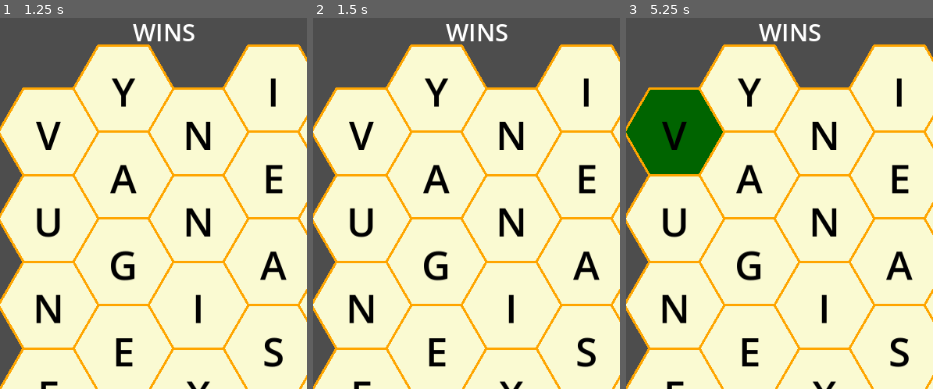
Above: before the commit, frames 1-3 (left to right).
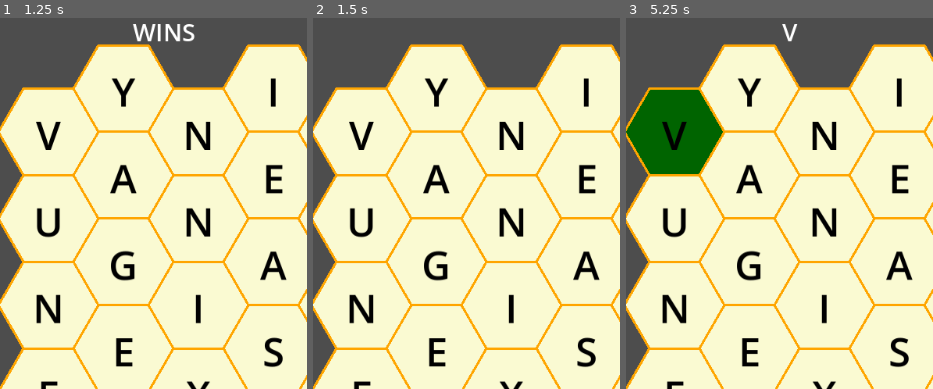
Above: after the commit, the same moments.

Repository: opensourceame/wb
Game: Godot game, scene res://scenes/Main.tscn
The game is run twice, just before and just after one commit, with the same random seed, the same clock (stepped at 60 frames per second) and the same inputs.
Inputs (mouse positions are % of the whole screen's width and height, from its top left):
- Up to frame 1 (1.25 s): click "Submit" at 0.5 s
- Up to frame 2 (1.5 s): click "Clear" at 1.25 s
- Up to frame 3 (5.25 s): click "Submit" at 2 s; click "Clear" at 2.75 s; click "Submit" at 3.5 s; click "Clear" at 4.25 s; tap Enter (ui_accept) at 5 s; move the mouse to (8, 15) at 5.02 s; click (8, 15) at 5.17 s
The pictures show only the part of the screen within x 0-50%, y 0-50%; the shares and areas given below are measured in that part.

Frame 1 is identical in both runs. In frame 2, 0.5% of the frame differs, in the area x 43-64%, y 1-7%; in frame 3, 0.5%.

Commit message:
improved particles and neighbour detection

Diff:
--- a/scenes/GridManager.tscn
+++ b/scenes/GridManager.tscn
@@ -4,6 +4,3 @@
 
 [node name="GridManager" type="Node2D" unique_id=895251005]
 script = ExtResource("1_d8r4r")
-grid_width = null
-grid_height = null
-hex_size = null
--- a/scenes/Main.tscn
+++ b/scenes/Main.tscn
@@ -38,6 +38,7 @@
 [node name="UI" type="CanvasLayer" parent="." unique_id=1457645348]
 
 [node name="WordDisplay" type="Label" parent="UI" unique_id=50927497]
+unique_name_in_owner = true
 anchors_preset = 7
 anchor_left = 0.5
 anchor_top = 1.0
--- a/scripts/GridManager.gd
+++ b/scripts/GridManager.gd
@@ -14,6 +14,8 @@
 var current_word: String = ""
 var columns = []
 var rows    = []
+var use_particles: bool = true
+var particle_streams: Array[CPUParticles2D] = []
 
 func _ready():
 	if tile_scene == null:
@@ -126,27 +128,42 @@
 		select_tile(tile)
 
 func select_tile(tile: HexTile):
-	if is_adjacent_to_last_selected(tile):
-		selected_tiles.append(tile)
-		tile.set_selected(true)
-		current_word += tile.letter
-		recalculate_word()
-		update_word_display()
-
-		# Draw arrow from previous tile to current tile
-		if selected_tiles.size() > 1:
-			var previous_tile = selected_tiles[-2]
+	if not is_adjacent_to_last_selected(tile):
+		return
+
+	selected_tiles.append(tile)
+	tile.set_selected(true)
+	current_word += tile.letter
+	recalculate_word()
+	update_word_display()
+
+	# Create visual connection from previous tile to current tile
+	if selected_tiles.size() > 1:
+		var previous_tile = selected_tiles[-2]
+		if use_particles:
+			create_particle_stream(previous_tile, tile)
+		else:
 			draw_arrow(previous_tile, tile)
 
 func deselect_tile(tile: HexTile):
+	if not selected_tiles[-1] == tile:
+		printerr("tried to deselect tile which isn't the last")
+		return
+
 	selected_tiles.erase(tile)
+	if not particle_streams.is_empty():
+		particle_streams[-1].queue_free()
 	tile.set_selected(false)
 	recalculate_word()
 	update_word_display()
 
-	# Clear all arrows and redraw them for remaining selected tiles
-	clear_arrows()
-	redraw_all_arrows()
+	# Clear all visual connections and redraw them for remaining selected tiles
+	if use_particles:
+
+		redraw_all_particles()
+	else:
+		clear_arrows()
+		redraw_all_arrows()
 
 func is_adjacent_to_last_selected(tile: HexTile) -> bool:
 	if selected_tiles.is_empty():
@@ -154,10 +171,10 @@
 
 	var last_tile = selected_tiles[-1]
 
-	print("last tile = ", tile)
-	print("tile neighbours = ", tile.neighbour_letters())
-
-	return last_tile.neighbours.find(tile) > 0
+	print("last tile = ", last_tile)
+	print("last tile neighbours = ", last_tile.neighbour_letters())
+
+	return last_tile.neighbours.find(tile) >= 0
 
 func recalculate_word():
 	current_word = ""
@@ -165,9 +182,7 @@
 		current_word += tile.letter
 
 func update_word_display():
-	var word_label = $UI/WordDisplay
-	if word_label:
-		word_label.text = current_word
+	%WordDisplay.text = current_word
 
 func clear_selection():
 	for tile in selected_tiles:
@@ -218,3 +233,91 @@
 func redraw_all_arrows():
 	for i in range(1, selected_tiles.size()):
 		draw_arrow(selected_tiles[i-1], selected_tiles[i])
+
+# Particle System Functions
+func create_particle_stream(from_tile: HexTile, to_tile: HexTile):
+	var particles = CPUParticles2D.new()
+	particles.position = from_tile.position
+
+	# Calculate direction and distance
+	var direction = (to_tile.position - from_tile.position).normalized()
+	var distance = from_tile.position.distance_to(to_tile.position) - 20
+
+	# Basic particle setup
+	particles.emitting = true
+	particles.visible = true
+	particles.amount = 10
+	particles.lifetime = 1.0  # Longer lifetime for visibility
+	particles.explosiveness = 0.0  # Continuous emission
+	particles.fixed_fps = 60.0
+
+	# Gold/yellow gradient colors
+	particles.color = Color.GOLD
+	particles.color_ramp = Gradient.new()
+	particles.color_ramp.add_point(0.0, Color.YELLOW)
+	particles.color_ramp.add_point(0.5, Color.GOLD)
+	particles.color_ramp.add_point(1.0, Color.ORANGE)
+
+	# Energy stream visual properties
+	particles.direction = Vector2(1, 0)  # Will be rotated
+	particles.spread = 2.0  # Slightly wider stream for visibility
+	particles.initial_velocity_min = distance / particles.lifetime * 0.8
+	particles.initial_velocity_max = distance / particles.lifetime * 1.2
+
+	# Particle size and shape
+	particles.scale_amount_min = 3.0
+	particles.scale_amount_max = 4.0
+	#particles.scale_amount_random = 0.5
+
+	# Gravity and physics
+	particles.gravity = Vector2.ZERO
+	#particles.damping = 0.0
+	#particles.angular_velocity = 0.0
+	#particles.angular_velocity_random = 0.0
+
+	# Rotate particles to face the direction
+	particles.rotation = direction.angle()
+
+	# Add to canvas and tracking array
+	arrows_canvas.add_child(particles)
+	particle_streams.append(particles)
+
+	# Start emission and auto-cleanup
+	particles.restart()
+
+	# Auto-cleanup after particles finish
+	var cleanup_timer = Timer.new()
+	cleanup_timer.wait_time = particles.lifetime + 1.0
+	cleanup_timer.one_shot = true
+	cleanup_timer.timeout.connect(func():
+		particles.emitting = false
+		particles.queue_free()
+		particle_streams.erase(particles)
+	)
+	add_child(cleanup_timer)
+	#cleanup_timer.start()
+
+func clear_particles():
+	for stream in particle_streams:
+		stream.emitting = false
+		stream.queue_free()
+	particle_streams.clear()
+
+	# Also clear any remaining Line2D arrows
+	for child in arrows_canvas.get_children():
+		if child is Line2D:
+			child.queue_free()
+
+func redraw_all_particles():
+	for i in range(1, selected_tiles.size()):
+		create_particle_stream(selected_tiles[i-1], selected_tiles[i])
+
+# Fallback toggle function (can be called from UI or debug)
+func set_use_particles(enabled: bool):
+	use_particles = enabled
+	if not enabled:
+		clear_particles()
+		redraw_all_arrows()
+	else:
+		clear_arrows()
+		redraw_all_particles()
